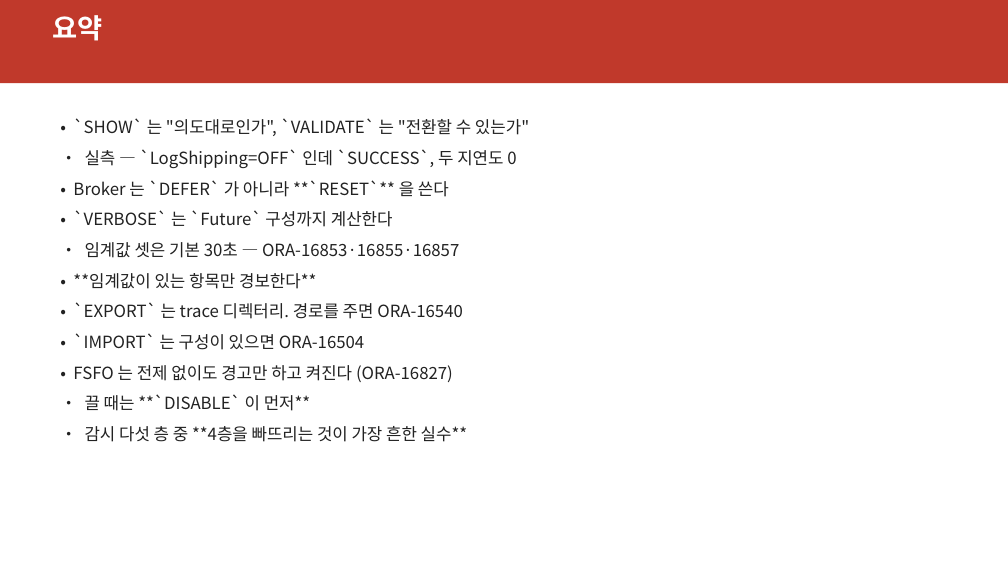
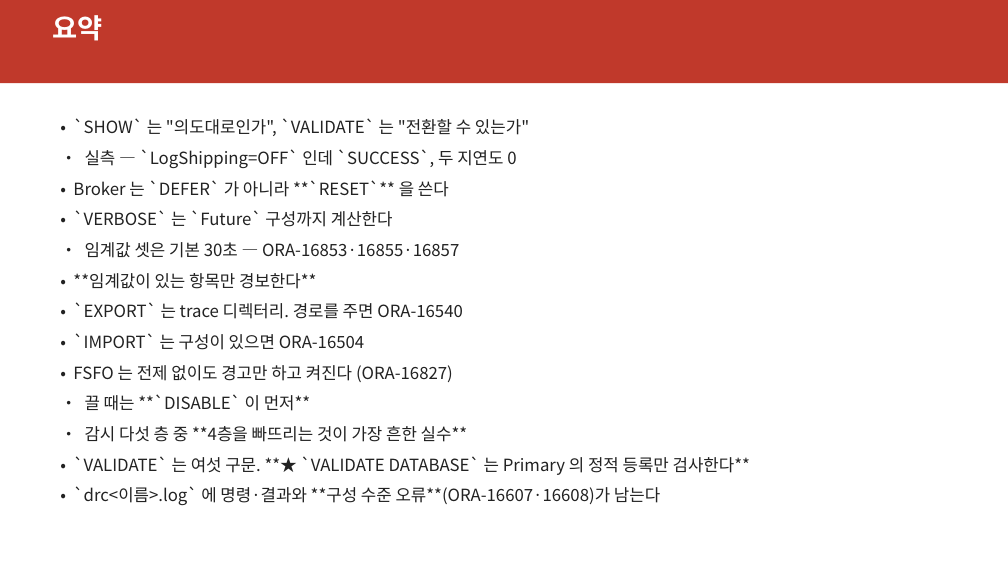
Before and after one commit to elpisk/OracleManual, a slide deck: slide 53 of ADG/14장/14장_Broker모니터링과검증명령.pptx (slide 47 before the commit). Drawn at 1008x567 pixels with LibreOffice and Linux fonts; fonts in the diff are those of the drawing. Boxes give left, top, right and bottom in pixels: in the first picture for what was removed or moved away, otherwise in the second. Text is boxed around its words. In the diff, an @@ line names an element or a change of style, - is before the commit and + after.

```diff
--- a/ADG/14장/14장_Broker모니터링과검증명령.pptx
+++ b/ADG/14장/14장_Broker모니터링과검증명령.pptx
@@ text at <box>73,456,750,505</box>: paragraphs added @@
+• `VALIDATE` 는 여섯 구문. **★ `VALIDATE DATABASE` 는 Primary 의 정적 등록만 검사한다**
+• `drc<이름>.log` 에 명령·결과와 **구성 수준 오류**(ORA-16607·16608)가 남는다
```
Also in this commit, not shown: 6 slides added, 7 other files.
